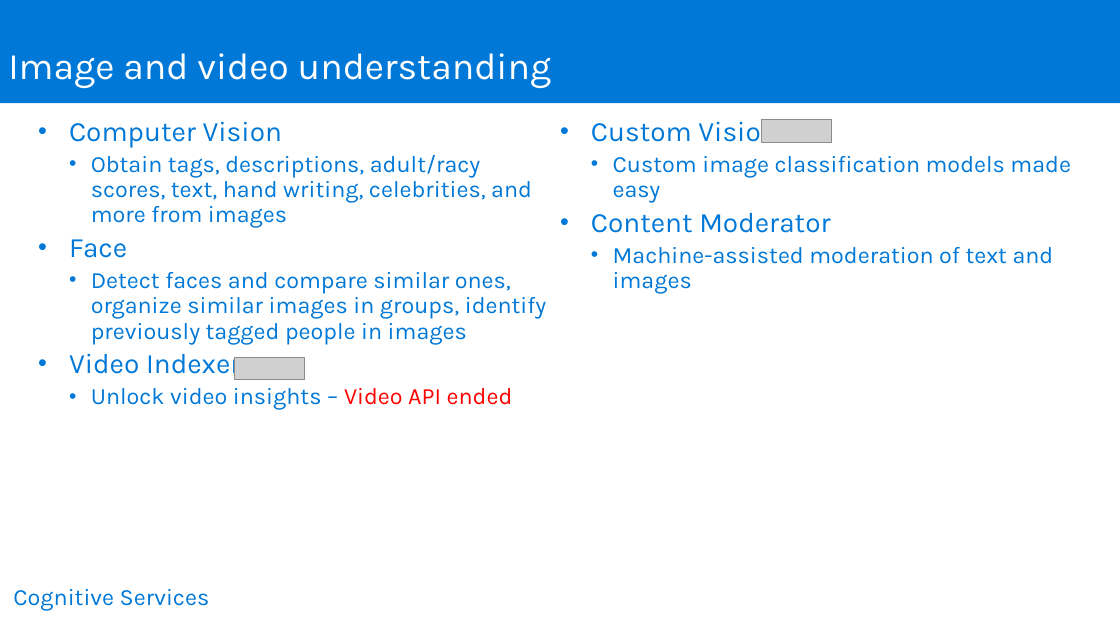
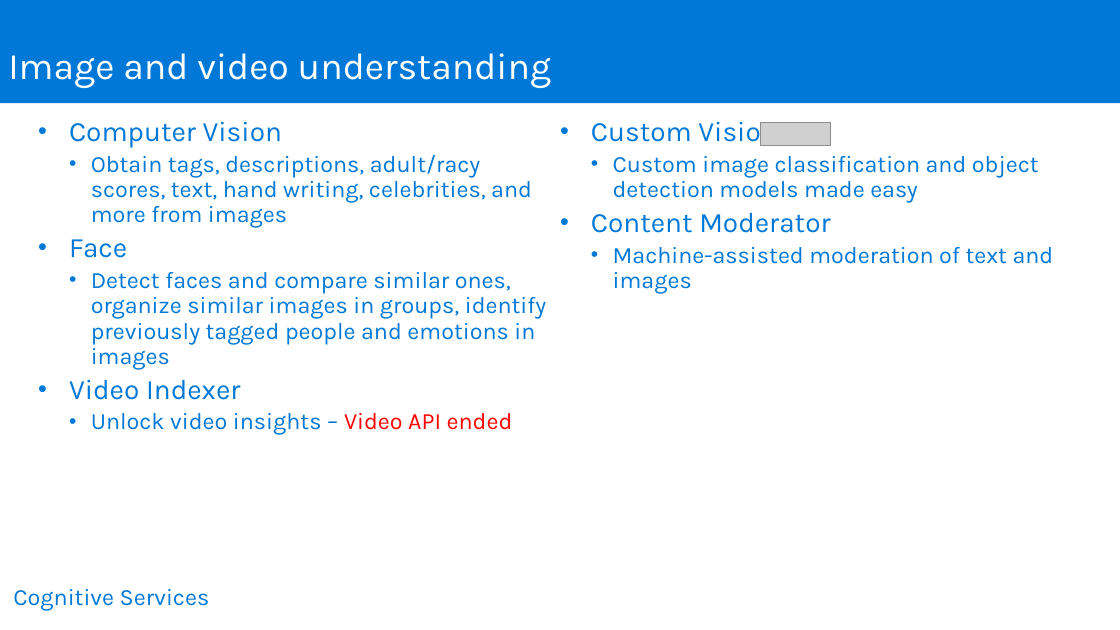
Before and after one commit to joeax/LearnAI-DesigningandArchitectingIntelligentAgents, a slide deck: slide 10 of 05-cognitive_services/resources/slides/IntelligentAgent_05_CognitiveServices_Instructor.pptx. Drawn at 1120x630 pixels with LibreOffice and Linux fonts; fonts in the diff are those of the drawing; grey boxes stand for pictures; background and template pictures are left out. Boxes give left, top, right and bottom in pixels: in the first picture for what was removed or moved away, otherwise in the second. Text is boxed around its words. In the diff, an @@ line names an element or a change of style, - is before the commit and + after.

```diff
--- a/05-cognitive_services/resources/slides/IntelligentAgent_05_CognitiveServices_Instructor.pptx
+++ b/05-cognitive_services/resources/slides/IntelligentAgent_05_CognitiveServices_Instructor.pptx
@@ picture: place and size @@
-picture at (762, 119, 832, 142)
+picture at (761, 123, 831, 145)
@@ text at (613, 156, 1039, 203): text changed @@
-  • Custom image classification models made easy
+  • Custom image classification and object detection models made easy
@@ text at (91, 272, 546, 369): text changed @@
-  • Detect faces and compare similar ones, organize similar images in groups, identify previously tagged people in images
+  • Detect faces and compare similar ones, organize similar images in groups, identify previously tagged people and emotions in images
@@ picture removed at (234, 357, 304, 380) @@
```
Also in this commit, not shown: 8 other slides changed, 1 slide added, 9 slides removed, 2 other files.
